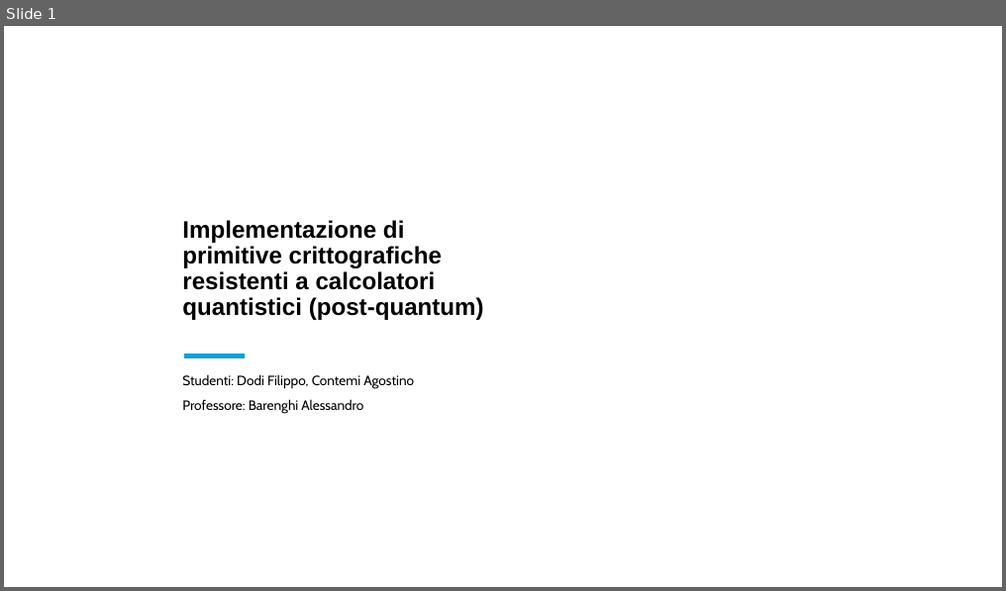
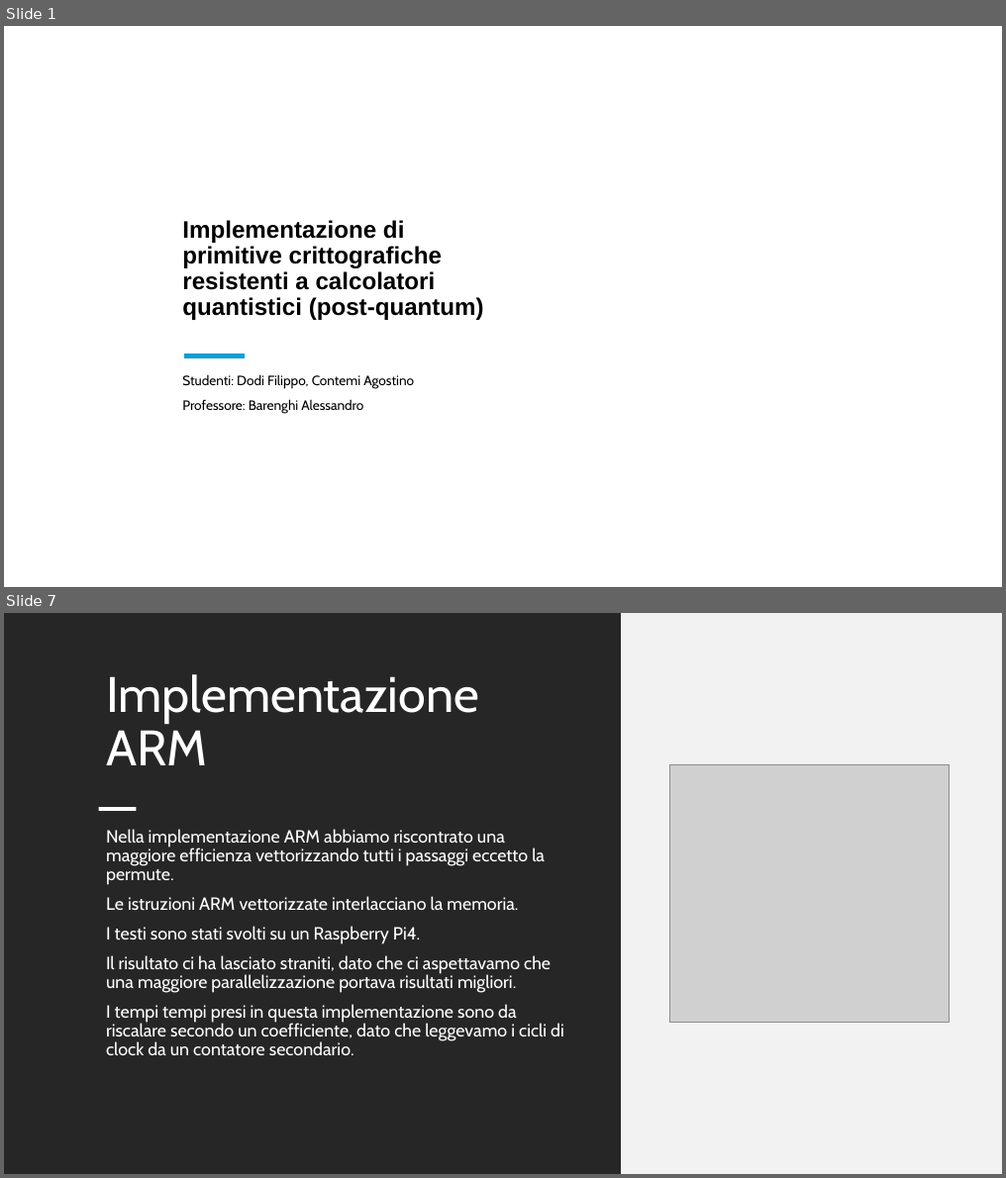
Before and after one commit to Ago19pc/keccak, a slide deck: PRESENTAZIONE.pptx. Shown one above the other, each under a label of ours: slide 1 before the commit, slides 1 and 7 after it; the slides between them are not shown. The pictures are 1006x591 and 1006x1178 pixels, drawn with LibreOffice and Linux fonts; fonts in the diff are those of the drawing; grey boxes stand for pictures; background and template pictures are left out. Boxes give left, top, right and bottom in pixels: in the first picture for what was removed or moved away, otherwise in the second. Text is boxed around its words. In the diff, an @@ line names an element or a change of style, - is before the commit and + after.

```diff
--- a/PRESENTAZIONE.pptx
+++ b/PRESENTAZIONE.pptx
@@ slide 7 added at bbox=[4, 613, 1002, 1174], background #FFFFFF @@
@@ rectangle added at bbox=[4, 613, 621, 1174], fill #262626 @@
@@ rectangle added at bbox=[503, 613, 1002, 1174], fill #F2F2F2 @@
@@ title added at bbox=[106, 674, 479, 765], 48 pt, text #FFFFFF @@
+Implementazione ARM
@@ picture added at bbox=[669, 764, 949, 1023] @@
@@ rectangle added at bbox=[98, 807, 136, 811], fill #FFFFFF @@
@@ text added at bbox=[106, 829, 564, 1056], 17 pt, text #FFFFFF @@
+Nella implementazione ARM abbiamo riscontrato una maggiore efficienza vettorizzando tutti i passaggi eccetto la permute.
+Le istruzioni ARM vettorizzate interlacciano la memoria.
+I testi sono stati svolti su un Raspberry Pi4.
+Il risultato ci ha lasciato straniti, dato che ci aspettavamo che una maggiore parallelizzazione portava risultati migliori.
+I tempi tempi presi in questa implementazione sono da riscalare secondo un coefficiente, dato che leggevamo i cicli di clock da un contatore secondario.
```
Also in this commit, not shown: 3 slides changed, 4 other slides added, 4 slides removed, 1 other file.
